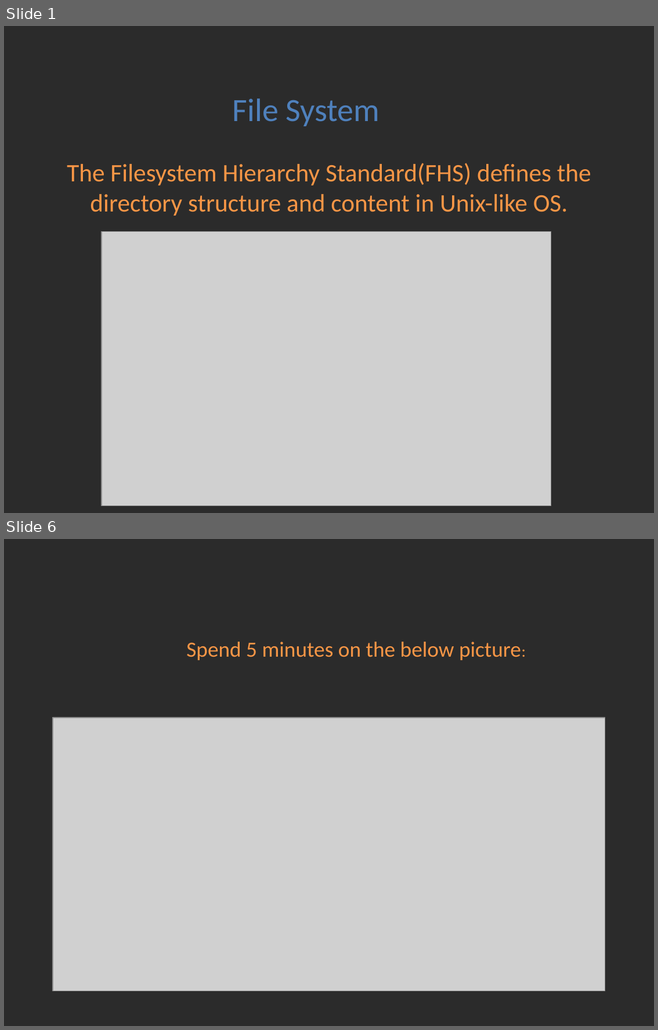
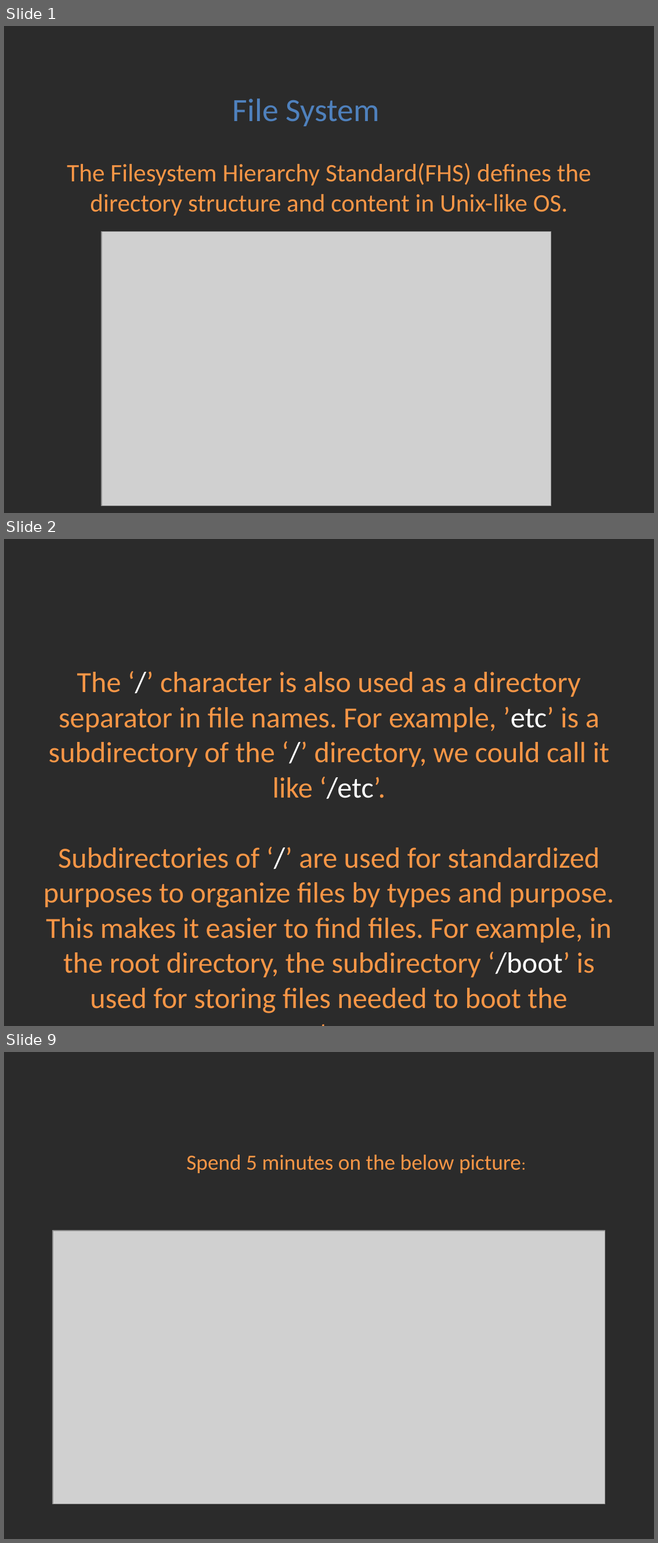
Before and after one commit to Academy-Soft-Intellect/Linux-Course, a slide deck: 3.FileSystem/03-FileSystem.pptx. Shown one above the other, each under a label of ours: slides 1 and 6 before the commit, slides 1, 2 and 9 after it; the slides between them are not shown. The pictures are 658x1030 and 658x1543 pixels, drawn with LibreOffice and Linux fonts; fonts in the diff are those of the drawing; grey boxes stand for pictures; background and template pictures are left out; a plain dark background stands for a picture behind light text. Boxes give left, top, right and bottom in pixels: in the first picture for what was removed or moved away, otherwise in the second. Text is boxed around its words. In the diff, an @@ line names an element or a change of style, - is before the commit and + after.

Commit message:
Modified filesystem.

```diff
--- a/3.FileSystem/03-FileSystem.pptx
+++ b/3.FileSystem/03-FileSystem.pptx
@@ slide 2 added at (x1=4, y1=539, x2=654, y2=1026), background picture (left out) @@
@@ title added at (x1=43, y1=672, x2=614, y2=1013), 32.4 pt, text #F79646 @@
+The ‘/’ character is also used as a directory separator in file names. For example, ’etc’ is a subdirectory of the ‘/’ directory, we could call it like ‘/etc’.
+Subdirectories of ‘/’ are used for standardized purposes to organize files by types and purpose. This makes it easier to find files. For example, in the root directory, the subdirectory ‘/boot’ is used for storing files needed to boot the system.
@@ what was slide 6 is now slide 9 @@
```
Also in this commit, not shown: 4 slides changed, 2 other slides added, 2 other files.
